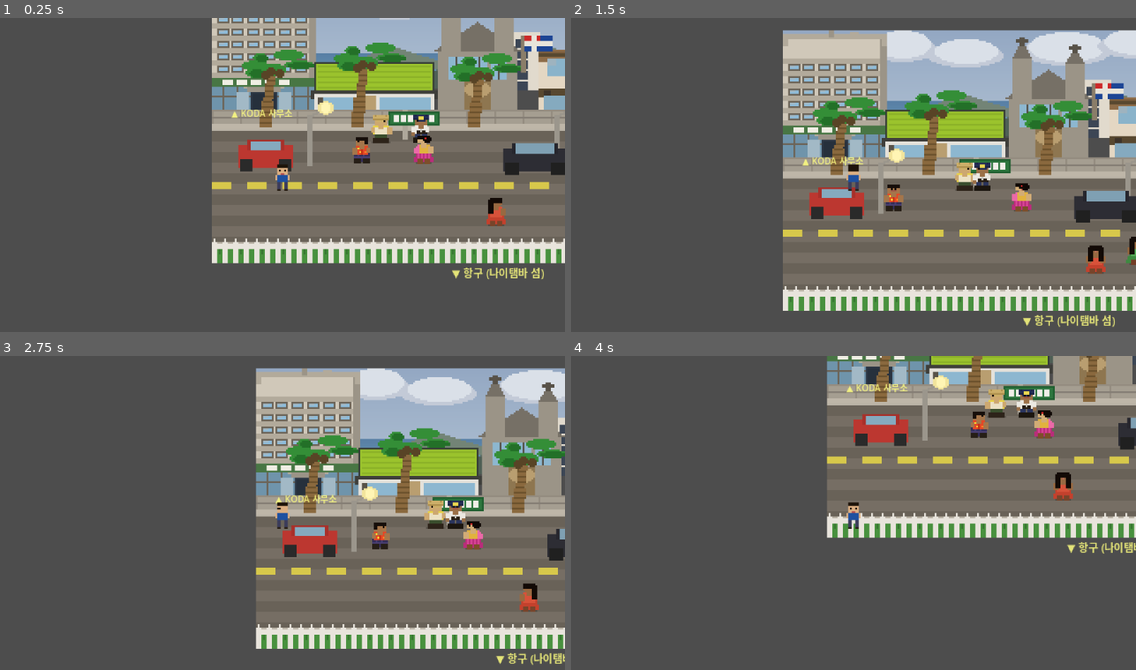
Above: before the commit, frames 1-4 (two rows, left to right).
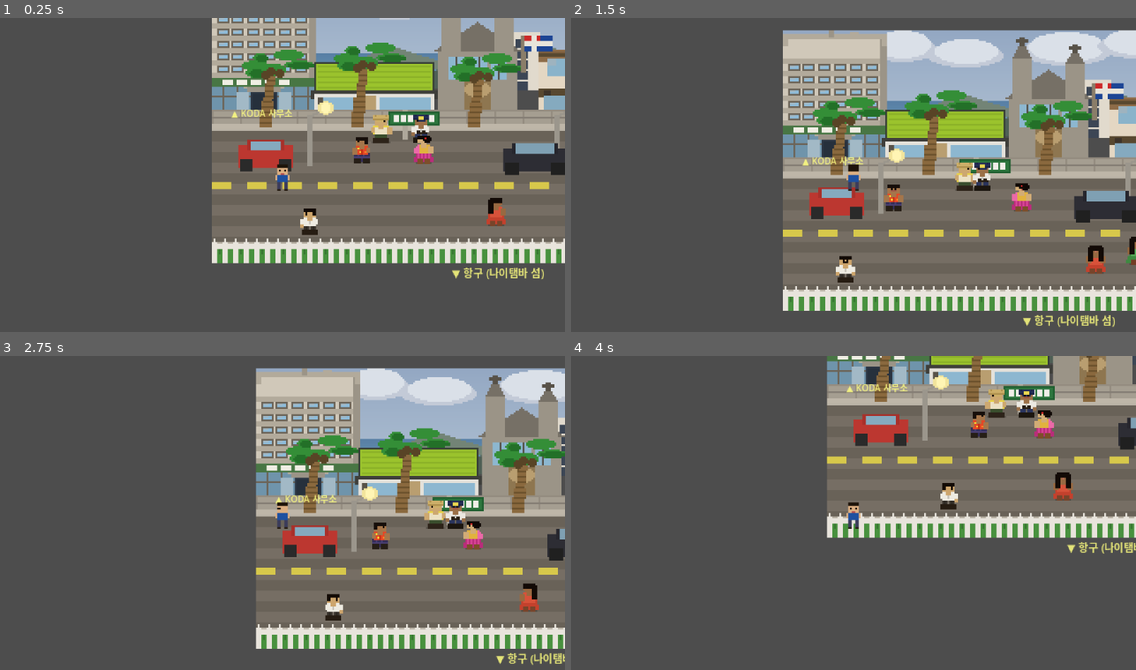
Above: after the commit, the same moments.

Repository: amnotyoung/idc-game
Game: Godot game, scene res://scenes/world/suva_street.tscn
Two runs of this game, one before a commit and one after it. Both use one fixed random seed, a clock stepped at 60 frames per second and the inputs below. This scene is started directly instead of the project's main scene.
Inputs:
- Up to frame 1 (0.25 s): no input
- Up to frame 2 (1.5 s): tap Enter (ui_accept) at 0.5, 0.77 s; hold Up (ui_up) from 0.53 s (still down)
- Up to frame 3 (2.75 s): tap Enter (ui_accept) at 1.52 s; release Up (ui_up) at 2.03 s; hold Left (ui_left) from 2.03 s (still down)
- Up to frame 4 (4 s): tap Enter (ui_accept) at 3.02, 3.77 s; release Left (ui_left) at 3.53 s; hold Down (ui_down) from 3.53 s (still down)

The runs differ from the first frame. In frame 1, 0.2% of the frame differs, in the area x 53-57%, y 60-70%; in frame 2, 0.2%, in the area x 46-51%, y 75-85%; in frame 3, 0.2%; in frame 4, 0.2%.

Commit message:
auto: update suva_street.tscn
Co-Authored-By: Claude Opus 4.6 (1M context) <noreply@anthropic.com>

Diff:
--- a/scenes/world/suva_street.tscn
+++ b/scenes/world/suva_street.tscn
@@ -263,9 +263,9 @@
 [node name="CollisionShape2D" type="CollisionShape2D" parent="StreetNPCs/HindiWoman"]
 shape = SubResource("npc_col")
 
-; NPC 7 — Indo-Fijian 남성 (흰 셔츠, 콧수염) — 우측 상가 쪽
+; NPC 7 — Indo-Fijian 남성 (흰 셔츠, 콧수염) — 도로 아래쪽
 [node name="HindiMan" type="CharacterBody2D" parent="StreetNPCs"]
-position = Vector2(265, 90)
+position = Vector2(60, 135)
 script = ExtResource("7")
 dialogue_id = "hindi_man_1"
 walk_range = 25.0
